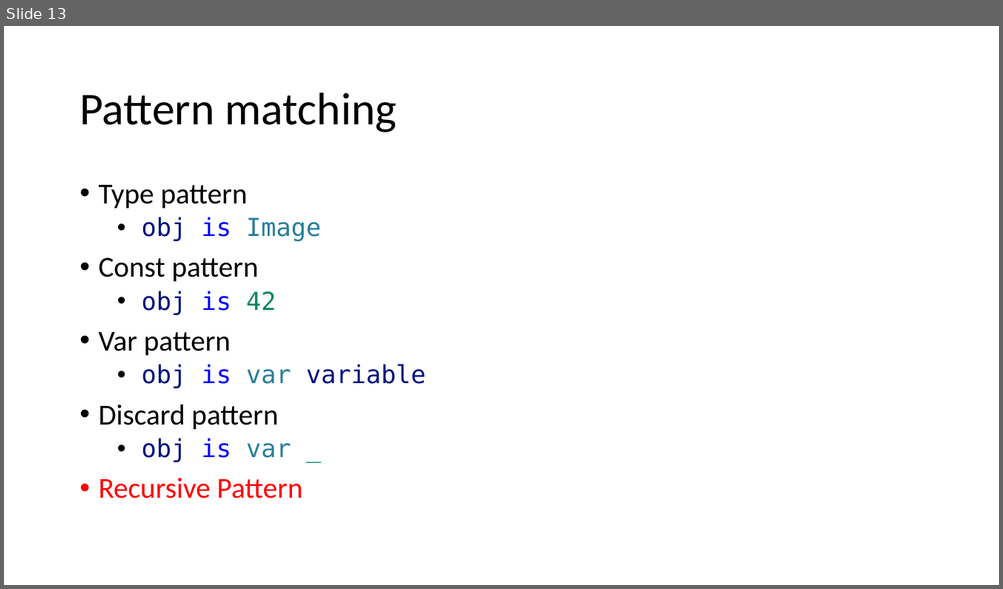
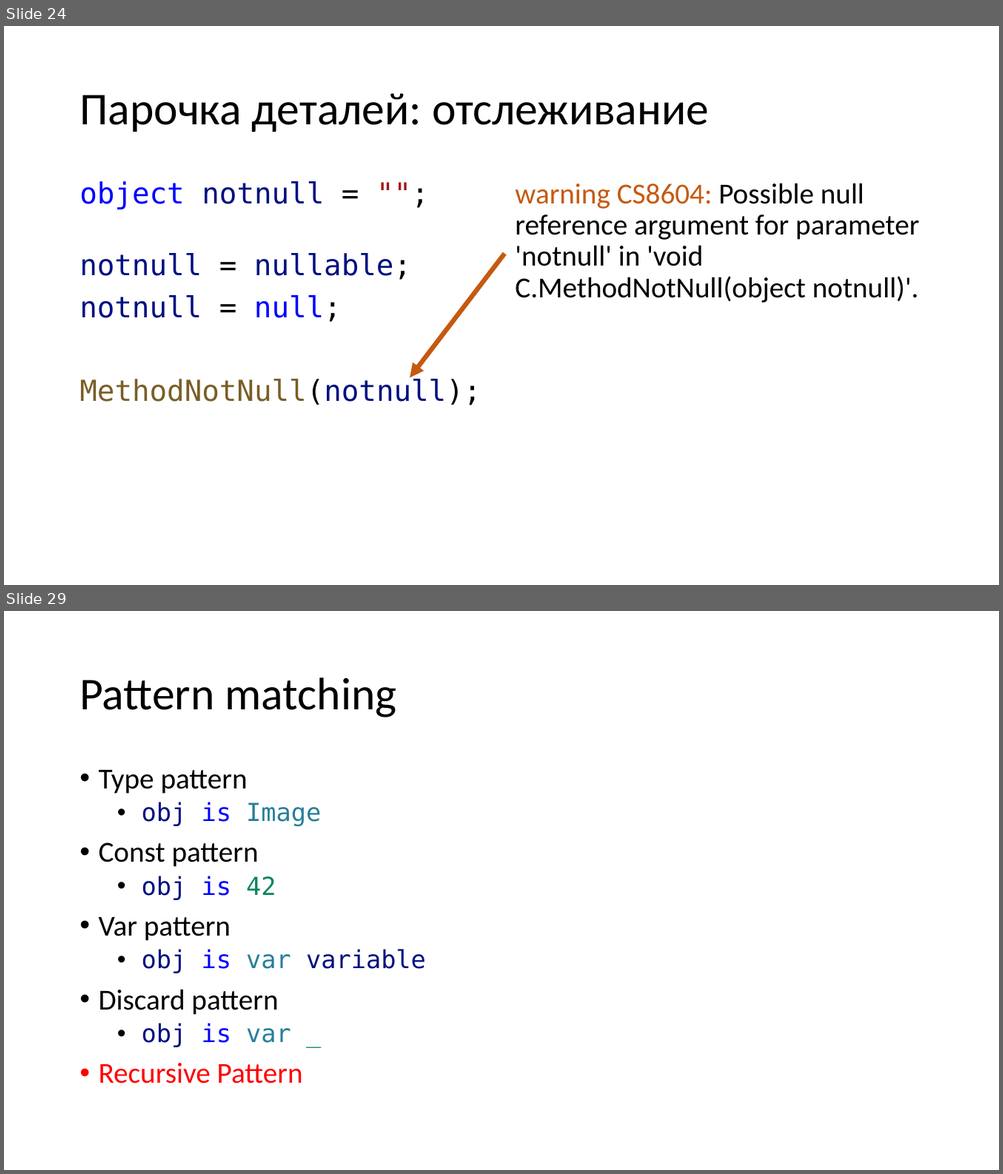
Before and after one commit to kugushev/presentations, a slide deck: Presentation.pptx. Shown one above the other, each under a label of ours: slide 13 before the commit, slides 24 and 29 after it; the slides between them are not shown. The pictures are 1003x589 and 1003x1174 pixels, drawn with LibreOffice and Linux fonts; fonts in the diff are those of the drawing. Boxes give left, top, right and bottom in pixels: in the first picture for what was removed or moved away, otherwise in the second. Text is boxed around its words. In the diff, an @@ line names an element or a change of style, - is before the commit and + after.

Commit message:
add nullable reference types

```diff
--- a/Presentation.pptx
+++ b/Presentation.pptx
@@ slide 24 added at (4,26,999,585), background #FFFFFF @@
@@ title added at (79,93,708,132), 44 pt, text #000000 @@
+Парочка деталей: отслеживание
@@ text added at (79,181,481,406), 28 pt, text #001080 @@
+object notnull = "";
+MethodNotNull(notnull);
@@ text added at (515,183,919,303), 28 pt, text #000000 @@
+warning CS8604: Possible null reference argument for parameter 'notnull' in 'void C.MethodNotNull(object notnull)'.
@@ text added at (79,253,411,322), 28 pt, text #001080 @@
+notnull = nullable;
+notnull = null;
@@ arrow added from (505, 254) to (410, 378), #C55A11 4.5 pt @@
@@ what was slide 13 is now slide 29 @@
```
Also in this commit, not shown: 2 slides changed, 16 other slides added, 1 slide removed, 3 other files.
